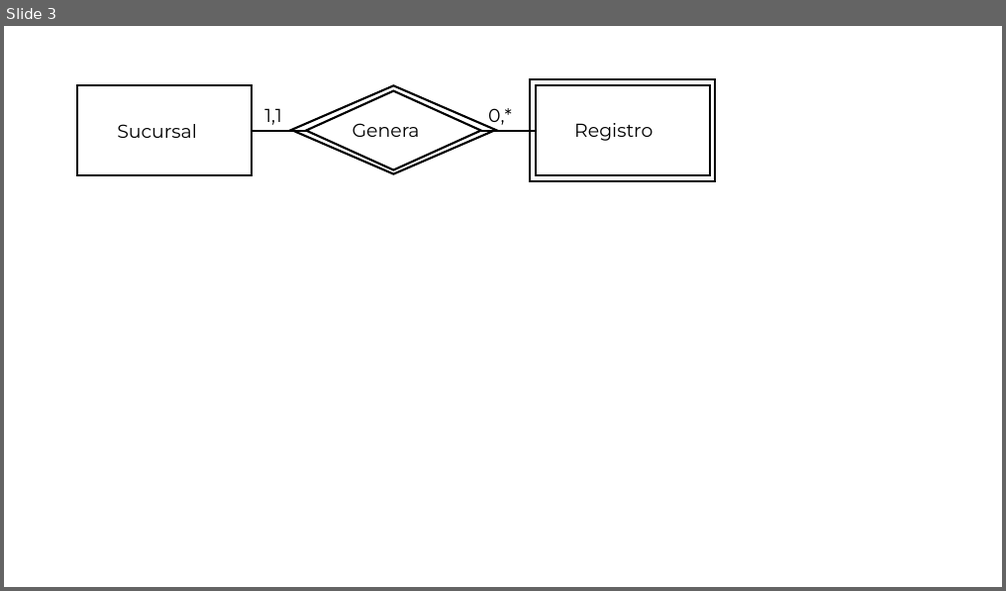
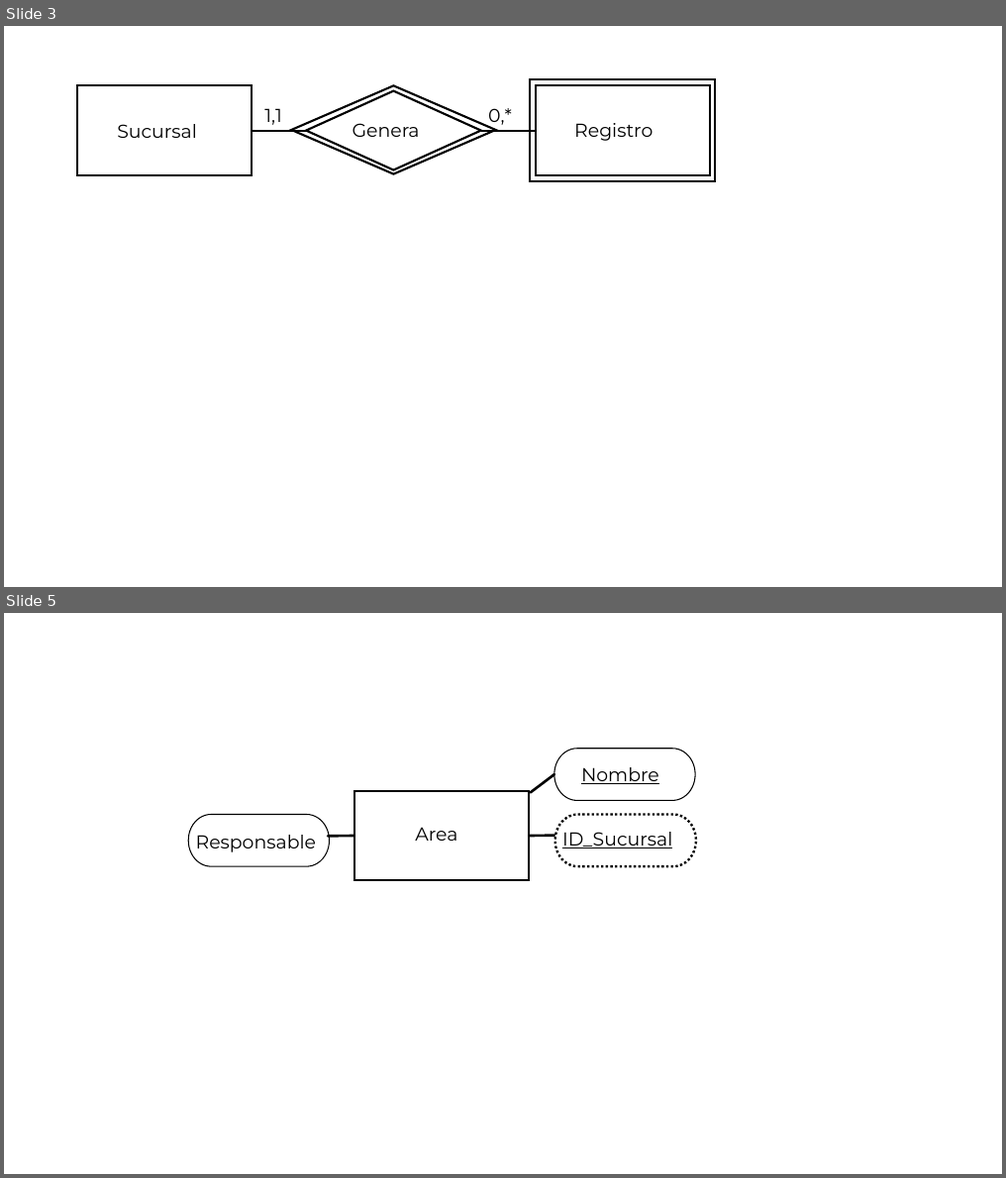
Before and after one commit to Vextroyer/mange, a slide deck: informes/MERX.ppt. Shown one above the other, each under a label of ours: slide 3 before the commit, slides 3 and 5 after it; the slides between them are not shown. The pictures are 1006x591 and 1006x1178 pixels, drawn with LibreOffice and Linux fonts; fonts in the diff are those of the drawing. Boxes give left, top, right and bottom in pixels: in the first picture for what was removed or moved away, otherwise in the second. Text is boxed around its words. In the diff, an @@ line names an element or a change of style, - is before the commit and + after.

```diff
--- a/informes/MERX.ppt
+++ b/informes/MERX.ppt
@@ slide 5 added at bbox=[4, 613, 1002, 1174], background #FFFFFF @@
@@ group added at bbox=[188, 749, 696, 881]: 4 texts, 3 lines, 3 pill shapes, 1 rectangle @@
+Area
+ID_Sucursal
+Nombre
+Responsable
```
Also in this commit, not shown: 3 other slides added, 5 other files.
